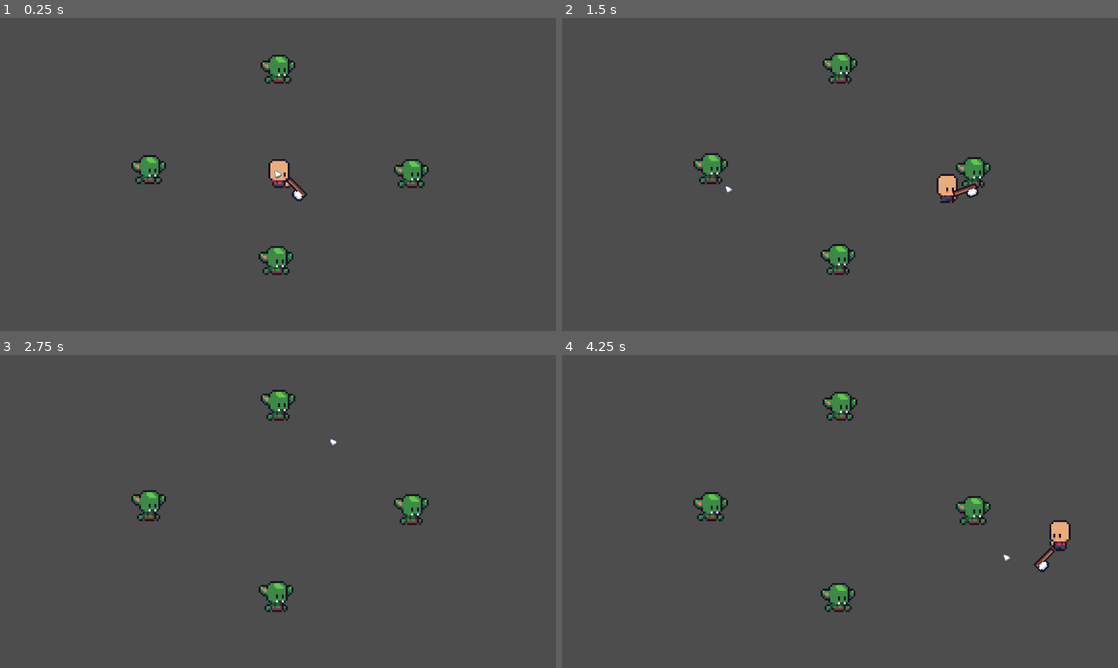
Above: before the commit, frames 1-4 (two rows, left to right).
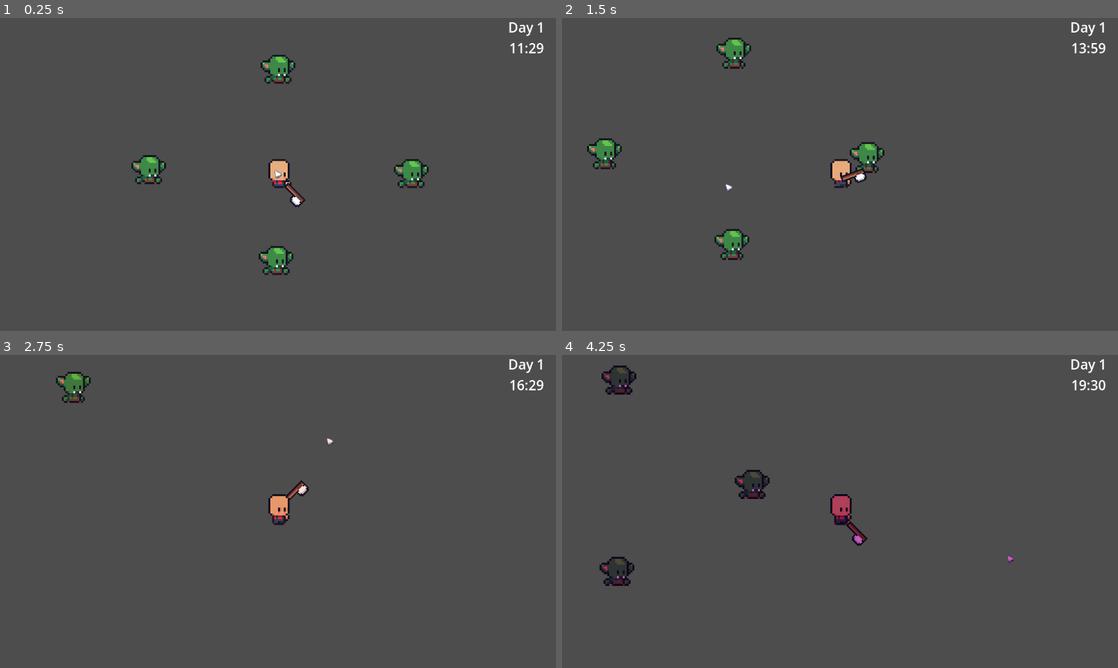
Above: after the commit, the same moments.

Repository: arek-e/brackeys-2024.2
Game: Godot game, scene res://scenes/main.tscn
Same seed, same stepped clock (60 frames per second), same inputs: the game is played once before the commit and once after it.
Inputs (mouse positions are in pixels of both pictures, inside the frame that each line leads up to):
- Up to frame 1 (0.25 s): no input
- Up to frame 2 (1.5 s): move the mouse to (962, 158) at 0.52 s; hold D (move_right) 0.53-1.28 s; click (962, 158) at 0.6 s; move the mouse to (728, 190) at 1.27 s; hold S (move_down) from 1.28 s (still down); tap Shift (sprint) at 1.35 s
- Up to frame 3 (2.75 s): move the mouse to (333, 442) at 2.02 s; release S (move_down) at 2.03 s; hold D (move_right) from 2.03 s (still down); click (333, 442) at 2.1 s
- Up to frame 4 (4.25 s): move the mouse to (812, 574) at 2.77 s; release D (move_right) at 2.78 s; hold W (move_up) 2.78-3.53 s; tap Shift (sprint) at 2.85 s; move the mouse to (1006, 558) at 3.52 s; hold A (move_left) from 3.53 s (still down); click (1006, 558) at 3.6 s

The runs differ from the first frame. In frame 1, 0.4% of the frame differs, in the area x 51-98%, y 1-61%; in frame 2, 4.4%, in the area x 4-98%, y 1-83%; in frame 3, 2.8%; in frame 4, 4.0%.

Commit message:
feat: add new day and night cycle that changes colour of screen based on the a gradient texture

Diff:
--- /dev/null
+++ b/resources/daynightcycle-gradient-texture.tres
@@ -0,0 +1,10 @@
+[gd_resource type="GradientTexture1D" load_steps=2 format=3 uid="uid://bovq1r7ova47p"]
+
+[sub_resource type="Gradient" id="Gradient_lgms1"]
+interpolation_mode = 2
+offsets = PackedFloat32Array(0, 0.230769, 0.467033, 0.531111, 0.60989, 1)
+colors = PackedColorArray(0.33474, 0.0395896, 0.551202, 1, 0.614619, 0.276529, 0.679388, 1, 1, 0.552941, 0.756863, 1, 0.958718, 0.667884, 0.699967, 1, 0.988688, 0.838779, 0.810792, 1, 1, 1, 1, 1)
+
+[resource]
+gradient = SubResource("Gradient_lgms1")
+width = 2048
--- /dev/null
+++ b/scenes/day_and_night_cycle.tscn
@@ -0,0 +1,57 @@
+[gd_scene load_steps=5 format=3 uid="uid://di4q3ou0yj5ug"]
+
+[ext_resource type="Script" path="res://scripts/day_and_night/day_and_night_cycle.gd" id="1_u3pp5"]
+[ext_resource type="Script" path="res://scripts/day_and_night/day_night_cycle.gd" id="2_e7crf"]
+[ext_resource type="Texture2D" uid="uid://bovq1r7ova47p" path="res://resources/daynightcycle-gradient-texture.tres" id="3_nrvtl"]
+[ext_resource type="Script" path="res://scripts/day_and_night/day_and_night_ui.gd" id="4_60jds"]
+
+[node name="DayAndNightCycle" type="Node2D"]
+script = ExtResource("1_u3pp5")
+
+[node name="CanvasModulate" type="CanvasModulate" parent="."]
+script = ExtResource("2_e7crf")
+gradient_texture = ExtResource("3_nrvtl")
+INGAME_SPEED = 120.0
+INITIAL_HOUR = 11
+
+[node name="CanvasLayer" type="CanvasLayer" parent="."]
+
+[node name="DayAndNightCycleUI" type="Control" parent="CanvasLayer"]
+clip_contents = true
+layout_mode = 3
+anchors_preset = 15
+anchor_right = 1.0
+anchor_bottom = 1.0
+grow_horizontal = 2
+grow_vertical = 2
+size_flags_horizontal = 3
+script = ExtResource("4_60jds")
+
+[node name="VBoxContainer" type="VBoxContainer" parent="CanvasLayer/DayAndNightCycleUI"]
+layout_mode = 1
+anchors_preset = 1
+anchor_left = 1.0
+anchor_right = 1.0
+offset_left = -122.0
+offset_bottom = 82.0
+grow_horizontal = 0
+
+[node name="CenterContainerDay" type="CenterContainer" parent="CanvasLayer/DayAndNightCycleUI/VBoxContainer"]
+layout_mode = 2
+
+[node name="DayLabel" type="Label" parent="CanvasLayer/DayAndNightCycleUI/VBoxContainer/CenterContainerDay"]
+unique_name_in_owner = true
+layout_mode = 2
+theme_override_font_sizes/font_size = 28
+text = "Day 13"
+metadata/_edit_lock_ = true
+
+[node name="CenterContainerTime" type="CenterContainer" parent="CanvasLayer/DayAndNightCycleUI/VBoxContainer"]
+layout_mode = 2
+
+[node name="TimeLabel" type="Label" parent="CanvasLayer/DayAndNightCycleUI/VBoxContainer/CenterContainerTime"]
+unique_name_in_owner = true
+layout_mode = 2
+theme_override_font_sizes/font_size = 28
+text = "12:00 am"
+metadata/_edit_lock_ = true
--- a/scenes/main.tscn
+++ b/scenes/main.tscn
@@ -1,8 +1,9 @@
-[gd_scene load_steps=4 format=3 uid="uid://b866g0228k4gg"]
+[gd_scene load_steps=5 format=3 uid="uid://b866g0228k4gg"]
 
 [ext_resource type="PackedScene" uid="uid://bw1exsjdhgu1q" path="res://scenes/player.tscn" id="1_43mqe"]
 [ext_resource type="PackedScene" uid="uid://t6lf8gpo5apj" path="res://scenes/target_dummy.tscn" id="2_5c4ti"]
 [ext_resource type="PackedScene" path="res://scenes/ui.tscn" id="2_s88j6"]
+[ext_resource type="PackedScene" uid="uid://di4q3ou0yj5ug" path="res://scenes/day_and_night_cycle.tscn" id="4_7werm"]
 
 [node name="Main" type="Node2D"]
 
@@ -27,3 +28,5 @@
 
 [node name="TargetDummy4" parent="Targets" instance=ExtResource("2_5c4ti")]
 position = Vector2(0, -54)
+
+[node name="DayAndNightCycle" parent="." instance=ExtResource("4_7werm")]
--- a/scenes/player.tscn
+++ b/scenes/player.tscn
@@ -237,7 +237,7 @@
 "times": PackedFloat32Array(0, 0.1, 0.2),
 "transitions": PackedFloat32Array(1, 1, 1),
 "update": 0,
-"values": [Vector2(3, 4), Vector2(5, 2), Vector2(3, 4)]
+"values": [Vector2(0, 4), Vector2(2, 2), Vector2(0, 4)]
 }
 tracks/1/type = "value"
 tracks/1/imported = false
@@ -513,8 +513,7 @@
 shape = SubResource("CapsuleShape2D_ypc0u")
 
 [node name="Hand" type="Node2D" parent="."]
-position = Vector2(4, -7)
-rotation = 5.76928
+position = Vector2(0, 4)
 
 [node name="HandSprite" type="Sprite2D" parent="Hand"]
 
@@ -543,4 +542,7 @@
 "": SubResource("AnimationLibrary_r4yjx")
 }
 
+[node name="Camera2D" type="Camera2D" parent="."]
+zoom = Vector2(4, 4)
+
 [connection signal="animation_finished" from="AnimationPlayer" to="." method="_on_animation_player_animation_finished"]
--- /dev/null
+++ b/scripts/day_and_night/day_and_night_cycle.gd
@@ -0,0 +1,11 @@
+extends Node2D
+
+
+@onready var canvas_layer = $CanvasLayer
+@onready var ui = $CanvasLayer/DayAndNightCycleUI
+@onready var canvas_modulate = $CanvasModulate
+
+
+func _ready():
+	canvas_layer.visible = true
+	canvas_modulate.time_tick.connect(ui.set_daytime)
--- /dev/null
+++ b/scripts/day_and_night/day_and_night_ui.gd
@@ -0,0 +1,20 @@
+class_name DayAndNightCycleUI extends Control
+
+@onready var day_label: Label = %DayLabel
+@onready var time_label: Label = %TimeLabel
+
+func set_daytime(day: int, hour: int, minute: int) -> void:
+	day_label.text = "Day " + str(day + 1)
+
+	# Set time label in 24-hour format
+	time_label.text = str(hour).pad_zeros(2) + ":" + _minute(minute)
+
+
+func _minute(minute:int) -> String:
+	if minute < 10:
+		return "0" + str(minute)
+	return str(minute)
+
+
+func _remap_rangef(input:float, minInput:float, maxInput:float, minOutput:float, maxOutput:float):
+	return float(input - minInput) / float(maxInput - minInput) * float(maxOutput - minOutput) + minOutput
--- /dev/null
+++ b/scripts/day_and_night/day_night_cycle.gd
@@ -0,0 +1,48 @@
+extends CanvasModulate
+
+const MINUTES_PER_DAY = 1440
+const MINUTES_PER_HOUR = 60
+const INGAME_TO_REAL_MINUTE_DURATION = (2 * PI) / MINUTES_PER_DAY
+
+
+signal time_tick(day:int, hour:int, minute:int)
+
+
+@export var gradient_texture:GradientTexture1D
+@export var INGAME_SPEED = 20.0
+@export var INITIAL_HOUR = 12:
+	set(h):
+		INITIAL_HOUR = h
+		time = INGAME_TO_REAL_MINUTE_DURATION * MINUTES_PER_HOUR * INITIAL_HOUR
+
+
+var time:float= 0.0
+var past_minute:int= -1
+
+
+func _ready() -> void:
+	time = INGAME_TO_REAL_MINUTE_DURATION * MINUTES_PER_HOUR * INITIAL_HOUR
+
+
+func _process(delta: float) -> void:
+	time += delta * INGAME_TO_REAL_MINUTE_DURATION * INGAME_SPEED
+
+	var value = (sin(time - PI / 2.0) + 1.0) / 2.0
+	self.color = gradient_texture.gradient.sample(value)
+
+	_recalculate_time()
+
+
+func _recalculate_time() -> void:
+	var total_minutes = int(time / INGAME_TO_REAL_MINUTE_DURATION)
+
+	var day = int(total_minutes / MINUTES_PER_DAY)
+
+	var current_day_minutes = total_minutes % MINUTES_PER_DAY
+
+	var hour = int(current_day_minutes / MINUTES_PER_HOUR)
+	var minute = int(current_day_minutes % MINUTES_PER_HOUR)
+
+	if past_minute != minute:
+		past_minute = minute
+		time_tick.emit(day, hour, minute)
Not shown: 1 places in scenes/world_clock.tscn that only renumber resources
